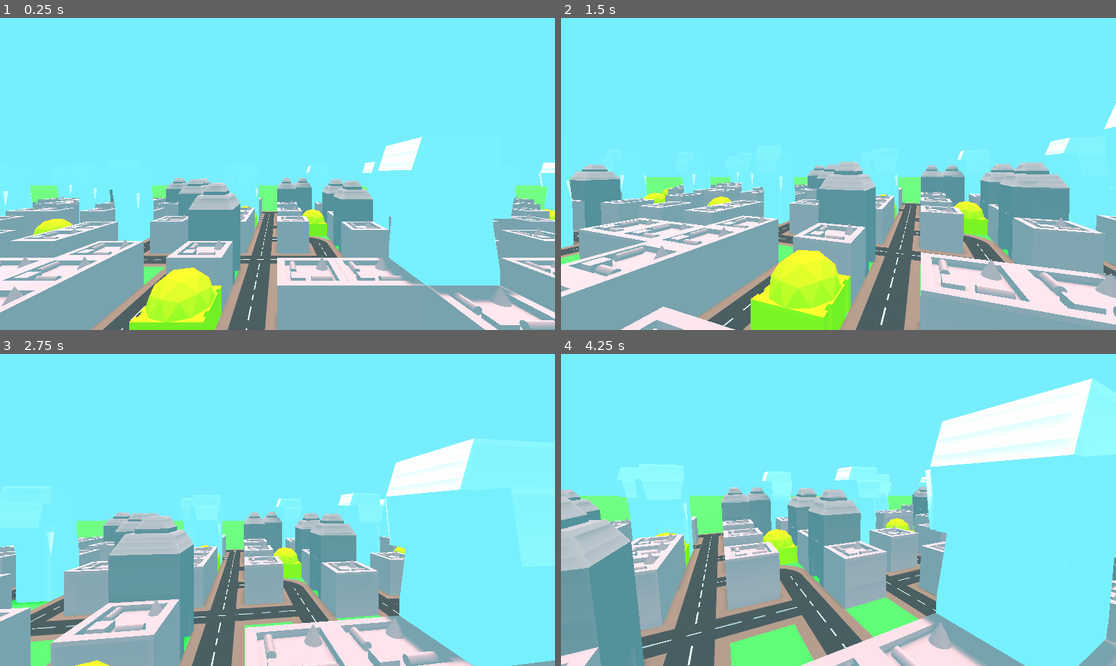
Above: before the commit, frames 1-4 (two rows, left to right).
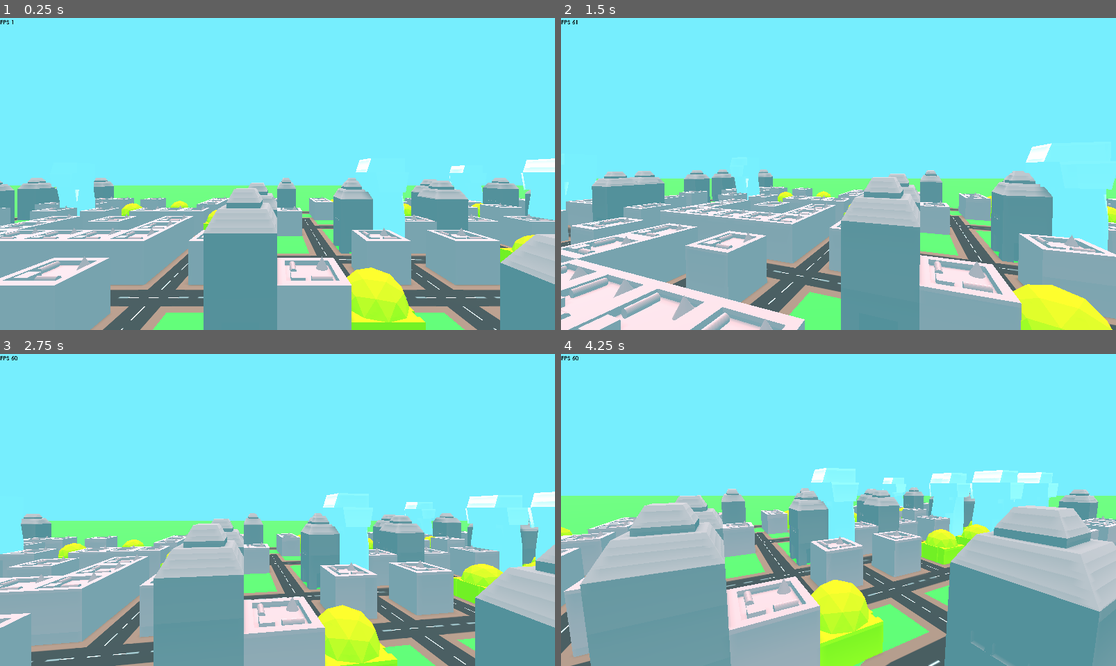
Above: after the commit, the same moments.

Repository: NterpriseCEO/GE-EmergenceProject
Game: Godot game, scene res://City.tscn
The game is run twice, just before and just after one commit, with the same random seed, the same clock (stepped at 60 frames per second) and the same inputs.
Inputs (mouse positions are in pixels of both pictures, inside the frame that each line leads up to):
- Up to frame 1 (0.25 s): no input
- Up to frame 2 (1.5 s): move the mouse to (866, 174) at 0.52 s; hold E (e) 0.53-1.28 s; hold Up (ui_up) from 0.53 s (still down); move the mouse to (810, 174) at 1.27 s; tap E (e) at 1.35 s
- Up to frame 3 (2.75 s): keep holding Up (ui_up); move the mouse to (288, 503) at 2.02 s; hold Q (q) from 2.03 s (still down); tap E (e) at 2.3 s
- Up to frame 4 (4.25 s): keep holding Up (ui_up); tap Enter at 2.75 s; move the mouse to (832, 516) at 2.77 s; release Q (q) at 2.78 s; tap E (e) at 2.85 s; move the mouse to (877, 513) at 3.52 s; hold E (e) from 3.53 s (still down)

The runs differ from the first frame. In frame 1, 31% of the frame differs, in the area x 0-100%, y 0-100%; in frame 2, 34%; in frame 3, 38%; in frame 4, 52%.

Commit message:
Cars now travel along left side of road. Made camera improvement

Diff:
--- a/City.tscn
+++ b/City.tscn
@@ -1,8 +1,9 @@
-[gd_scene load_steps=18 format=2]
+[gd_scene load_steps=22 format=2]
 
 [ext_resource path="res://scripts/CameraMovement.gd" type="Script" id=1]
 [ext_resource path="res://scripts/GenerateMap.gd" type="Script" id=2]
 [ext_resource path="res://audio/eternal_lullaby.mp3" type="AudioStream" id=3]
+[ext_resource path="res://FPS.gd" type="Script" id=4]
 
 [sub_resource type="BoxShape" id=9]
 extents = Vector3( 100, 0.005, 100 )
@@ -143,6 +144,15 @@
 "update": 0,
 "values": [ Color( 0.466667, 0.937255, 1, 1 ), Color( 0.466667, 0.937255, 1, 1 ), Color( 0.0588235, 0.0784314, 0.0823529, 1 ), Color( 0.466667, 0.937255, 1, 1 ) ]
 }
+
+[sub_resource type="CanvasItemMaterial" id=15]
+
+[sub_resource type="DynamicFontData" id=17]
+font_path = "res://textures/07558_CenturyGothic.ttf"
+
+[sub_resource type="DynamicFont" id=16]
+size = 20
+font_data = SubResource( 17 )
 
 [node name="Spatial" type="Spatial"]
 script = ExtResource( 2 )
@@ -204,3 +214,15 @@
 autoplay = "SkyColour"
 anims/RESET = SubResource( 13 )
 anims/SkyColour = SubResource( 14 )
+
+[node name="Label" type="Label" parent="."]
+material = SubResource( 15 )
+margin_right = 214.0
+margin_bottom = 75.0
+size_flags_horizontal = 3
+size_flags_stretch_ratio = 5.0
+custom_colors/font_color = Color( 0, 0, 0, 1 )
+custom_colors/font_outline_modulate = Color( 0, 0, 0, 1 )
+custom_colors/font_color_shadow = Color( 0, 0, 0, 1 )
+custom_fonts/font = SubResource( 16 )
+script = ExtResource( 4 )
--- /dev/null
+++ b/FPS.gd
@@ -0,0 +1,16 @@
+extends Label
+
+
+# Declare member variables here. Examples:
+# var a = 2
+# var b = "text"
+
+
+# Called when the node enters the scene tree for the first time.
+func _ready():
+	pass # Replace with function body.
+
+
+# Called every frame. 'delta' is the elapsed time since the previous frame.
+func _process(delta):
+	set_text("FPS " + String(Engine.get_frames_per_second()))
--- a/scripts/CameraMovement.gd
+++ b/scripts/CameraMovement.gd
@@ -27,7 +27,7 @@
 	velocity.y = move_dir.y
 	velocity.z = move_dir.z
 	# Moves the camera
-	velocity = move_and_slide(velocity*SPEED)
+	velocity = move_and_slide((velocity*translation.y))
 
 	# clamps the y value between 2 and 100
 	translation.y = clamp(translation.y, 2, 100)
--- a/scripts/GenerateMap.gd
+++ b/scripts/GenerateMap.gd
@@ -50,10 +50,10 @@
 # Called when the node enters the scene tree for the first time.
 func _ready():
 	#while 1:
-		if !map_seed:
-			map_seed = OS.get_unix_time()
-		seed(map_seed)
-		randomize()
+#		if !map_seed:
+#			map_seed = OS.get_unix_time()
+#		seed(map_seed)
+#		randomize()
 		while road_instances:
 			road_instances[0].queue_free()
 			road_instances.erase(road_instances[0])
@@ -62,21 +62,7 @@
 		erase_walls()
 		Globals.roads = roads
 		draw_roads()
-		for i in range (300):
-			var vehicle = load("res://models/" + ("Truck" if randi()%2 == 0 else "Car") + ".tscn")
-			var vehicle_instance = vehicle.instance().duplicate()
-			vehicle_instance.set_name("person_"+str(i))
-			var child = vehicle_instance.get_child(0)
-			var model = child.get_child(0).get_child(0).get_child(0)
-			var mat = model.get_surface_material(0).duplicate()
-			randomize()
-			mat.albedo_color = Color(randf(), randf(), randf(), randf())
-			model.set_surface_material(0, mat)
-			child.translation.y = 0.1
-			child.translation.x = rand_range(-29, -29)
-			child.translation.z = rand_range(-29, -29)
-			add_child(vehicle_instance)
-			yield(get_tree().create_timer(1), "timeout")
+		generate_vehicles()
 
 #		yield(get_tree().create_timer(1), "timeout")
 
@@ -174,8 +160,8 @@
 		randomize()
 		var rand = randf()
 		var buildingNumber = 0
-		print(buildingNumber)
-
+
+		# Chooses the buiding type that will be rendered
 		if rand < 0.1:
 			buildingNumber = 1
 		elif rand < 0.2:
@@ -187,6 +173,7 @@
 
 		var building = load("res://models/Building" + str(buildingNumber) + "Model.tscn").instance()
 
+		# Changes the building y position based on how tall it is
 		if buildingNumber == 1:
 			y_pos = 2
 		elif buildingNumber == 3:
@@ -198,3 +185,21 @@
 		road_instances.append(building)
 		self.add_child(building)
 		building.set_owner(self)
+
+
+func generate_vehicles():
+	for i in range (300):
+		var vehicle = load("res://models/" + ("Truck" if randi()%2 == 0 else "Car") + ".tscn")
+		var vehicle_instance = vehicle.instance().duplicate()
+		vehicle_instance.set_name("vehicle_"+str(i))
+		var child = vehicle_instance.get_child(0)
+		var model = child.get_child(0).get_child(0).get_child(0)
+		var mat = model.get_surface_material(0).duplicate()
+		randomize()
+		mat.albedo_color = Color(randf(), randf(), randf(), randf())
+		model.set_surface_material(0, mat)
+		child.translation.y = 0.1
+		child.translation.x = -29
+		child.translation.z = -29
+		add_child(vehicle_instance)
+		yield(get_tree().create_timer(1), "timeout")
--- a/scripts/Move.gd
+++ b/scripts/Move.gd
@@ -4,6 +4,9 @@
 # var a = 2
 # var b = "text"
 var path = []
+
+var offset_x = 0
+var offset_z = 0
 
 var pathIndex = 0
 var velocity = Vector3.ZERO
@@ -89,58 +92,109 @@
 
 		var nextRoad = Globals.roads[Vector2(x, z)]
 
-		path.append(Vector3(-29 + (x*2), 0, -29 + (z*2)))
+		path.append(Vector3(-29 + (x*2) + offset_x, 0, -29 + (z*2) + offset_z))
+		offset_x = 0
+		offset_z = 0
 
 		match nextRoad:
 			0: # crossroads
 				randomize()
 				var num = randi()%3
 				dir = crossRoadsDirectionOptions[dir][num]
+
+				if dir == 0:
+					offset_z = -0.3
+				elif dir == 2:
+					offset_z = 0.3
+
+				if dir == 1:
+					offset_x = 0.3
+				elif dir == 3:
+					offset_x = -0.3
+
 			1: # t junction road down
 				randomize()
 				if dir == 0: # right or down
 					dir = 0 if randi()%2 == 0 else 1
+					offset_x = 0.3
+					offset_z = -0.3
 				elif dir == 2: # left or down
 					dir = 2 if randi()%2 == 0 else 1
+					offset_x = 0.3
+					offset_z = 0.3
 				elif dir == 3: # right or left
-					dir = 0 if randi()%2 == 0 else 2
+					var rand = randi()%2
+					dir = 0 if rand == 0 else 2
+					offset_x = -0.3
+					offset_z = -0.3 if rand == 0 else 0.3
 			2: # t junction road left
 				if dir == 0: # down or up
-					dir = 1 if randi()%2 == 0 else 3
+					var rand = randi()%2
+					dir = 1 if rand == 0 else 3
+					offset_x = 0.3 if rand == 0 else -0.3
+					offset_z = -0.3
 				elif dir == 1: # down or left
 					dir = 1 if randi()%2 == 0 else 2
+					offset_x = 0.3
+					offset_z = 0.3
 				elif dir == 3: # up or left
 					dir = 3 if randi()%2 == 0 else 2
+					offset_x = -0.3
+					offset_z = 0.3
 			3: # top right curved road:
 				dir = 1 if dir == 0 else 2
+				offset_x = 0.3 if dir == 1 else -0.3
+				offset_z = -0.3 if dir == 1 else 0.3
 			4: # t junction road up
 				if dir == 0: # right or up
 					dir = 0 if randi()%2 == 0 else 3
+					offset_x = -0.3
+					offset_z = -0.3
 				elif dir == 1: # left or right
-					dir = 2 if randi()%2 == 0 else 0
+					var rand = randi()%2
+					dir = 2 if rand == 0 else 0
+					offset_x = 0.3
+					offset_z = 0.3 if rand == 0 else -0.3
 				elif dir == 2: # left or up
 					dir = 2 if randi()%2 == 0 else 3
+					offset_x = -0.3
+					offset_z = 0.3
 			5: # horizontal road
 				dir = 0 if dir == 0 else 2
+				offset_z = -0.3 if dir == 0 else 0.3
 			6: # bottom right curved road
 				dir = 3 if dir == 0 else 2
+				offset_x = -0.3 if dir == 3 else 0.3
+				offset_z = -0.3 if dir == 3 else 0.3
 			7: # right dead end road
 				dir = 2
 			8: # t junction road right
 				if dir == 1: # right or down
 					dir = 0 if randi()%2 == 0 else 1
+					offset_x = 0.3
+					offset_z = -0.3
 				elif dir == 2: # down or up
-					dir = 1 if randi()%2 == 0 else 3
+					var rand = randi()%2
+					dir = 1 if rand == 0 else 3
+					offset_x = 0.3 if rand == 0 else -0.3
+					offset_z = 0.3
 				elif dir == 3: # up or right
 					dir = 3 if randi()%2 == 0 else 0
-			9: # top left road
+					offset_x = -0.3
+					offset_z = -0.3
+			9: # top left road curved road
 				dir = 0 if dir == 3 else 1
+				offset_x = -0.3 if dir == 0 else 0.3
+				offset_z = -0.3 if dir == 0 else 0.3
 			10: # vertical road
 				dir = 1 if dir == 1 else 3
+				offset_x = 0.3 if dir == 1 else -0.3
 			11: # top dead end road
 				dir = 1
 			12: # bottom left curved road
 				dir = 0 if dir == 1 else 3
+				offset_x = 0.3 if dir == 0 else -0.3
+				offset_z = -0.3 if dir == 0 else 0.3
 			13: # left dead end road
 				dir = 0
 			14: # bottom dead end road
@@ -156,8 +210,8 @@
 
 func followPath():
 	var target = path[pathIndex]
+#	+Vector3(0, 0, 1)
 	var dist = global_transform.origin.distance_to(target)
-
 	if dist < 0.5:
 		pathIndex = (pathIndex + 1) % len(path)
 
Binary file added: textures/07558_CenturyGothic.ttf
